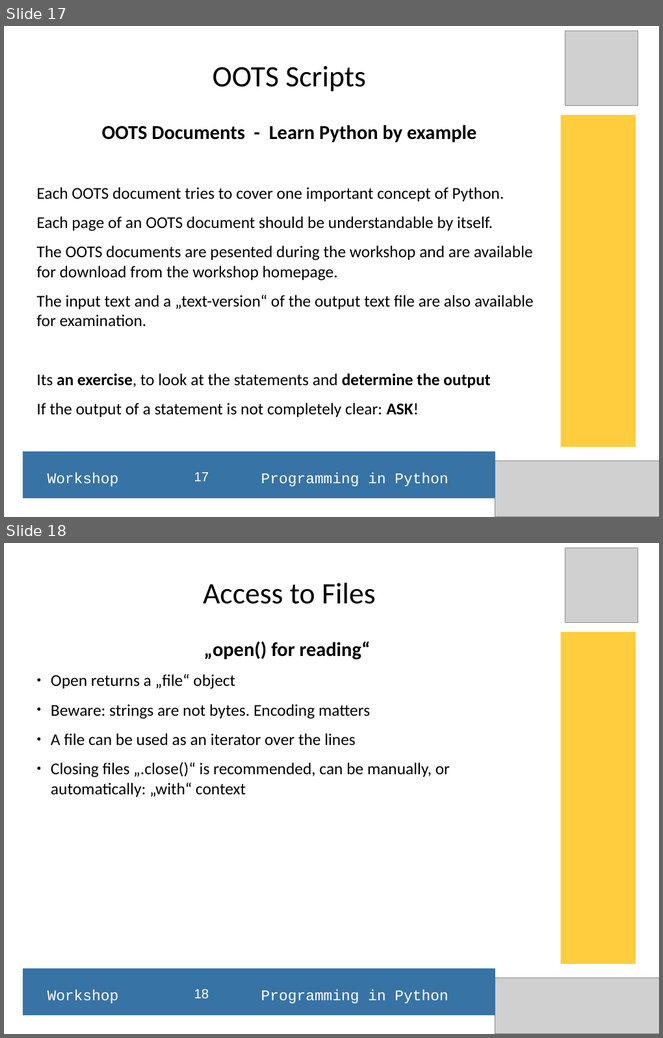
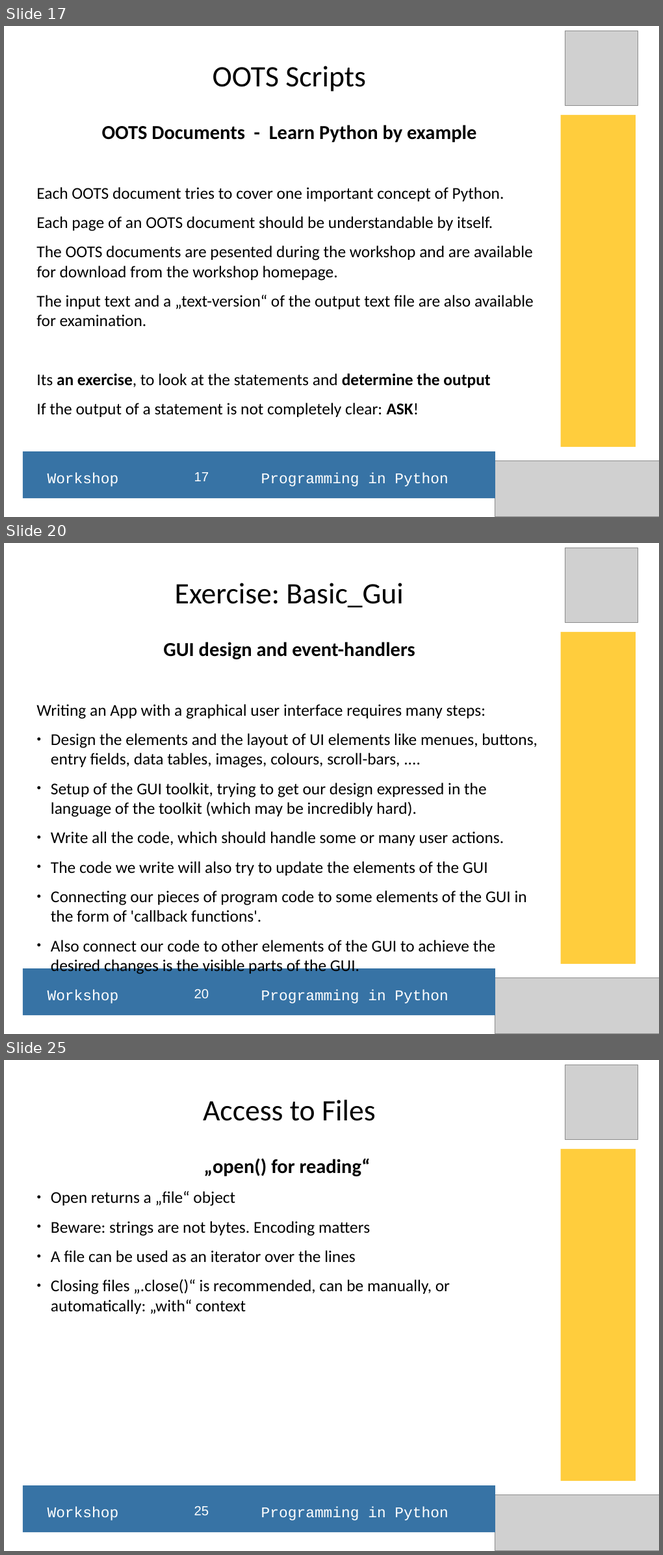
Before and after one commit to hans-boden/pyws-fablab-lisbon, a slide deck: resources/python_ws_2016Q1.odp. Shown one above the other, each under a label of ours: slides 17 and 18 before the commit, slides 17, 20 and 25 after it; the slides between them are not shown. The pictures are 663x1038 and 663x1555 pixels, drawn with LibreOffice and Linux fonts; fonts in the diff are those of the drawing; grey boxes stand for pictures. Boxes give left, top, right and bottom in pixels: in the first picture for what was removed or moved away, otherwise in the second. Text is boxed around its words. In the diff, an @@ line names an element or a change of style, - is before the commit and + after.

Commit message:
extended Python Workshop presentation

```diff
--- a/resources/python_ws_2016Q1.odp
+++ b/resources/python_ws_2016Q1.odp
@@ slide 20 added at (4,543,659,1034), background #FFFFFF @@
@@ picture added at (566,548,638,623) @@
@@ title added at (175,583,403,607), 36 pt, text #000000 @@
+Exercise: Basic_Gui
@@ rectangle added at (561,632,636,965), fill #FFCD3D @@
@@ subtitle added at (36,642,538,953), 20 pt, text #000000 @@
+GUI design and event-handlers
+Writing an App with a graphical user interface requires many steps:
+● Design the elements and the layout of UI elements like menues, buttons, entry fields, data tables, images, colours, scroll-bars, ....
+● Setup of the GUI toolkit, trying to get our design expressed in the language of the toolkit (which may be incredibly hard).
+● Write all the code, which should handle some or many user actions.
+● The code we write will also try to update the elements of the GUI
+● Connecting our pieces of program code to some elements of the GUI in the form of 'callback functions'.
+● Also connect our code to other elements of the GUI to achieve the desired changes is the visible parts of the GUI.
@@ rectangle added at (22,969,495,1016), fill #3773A5 @@
@@ text added at (48,990,448,1004), 18 pt, text #FFFFFF @@
+Workshop Programming in Python
@@ page number added at (194,990,209,999), 16 pt, text #FFFFFF @@
+20
@@ picture added at (495,979,659,1034) @@
@@ what was slide 18 is now slide 25 @@
@@ page number at (194,1507,209,1516): text changed @@
-18
+25
```
Also in this commit, not shown: 6 other slides added, 3 other files.
